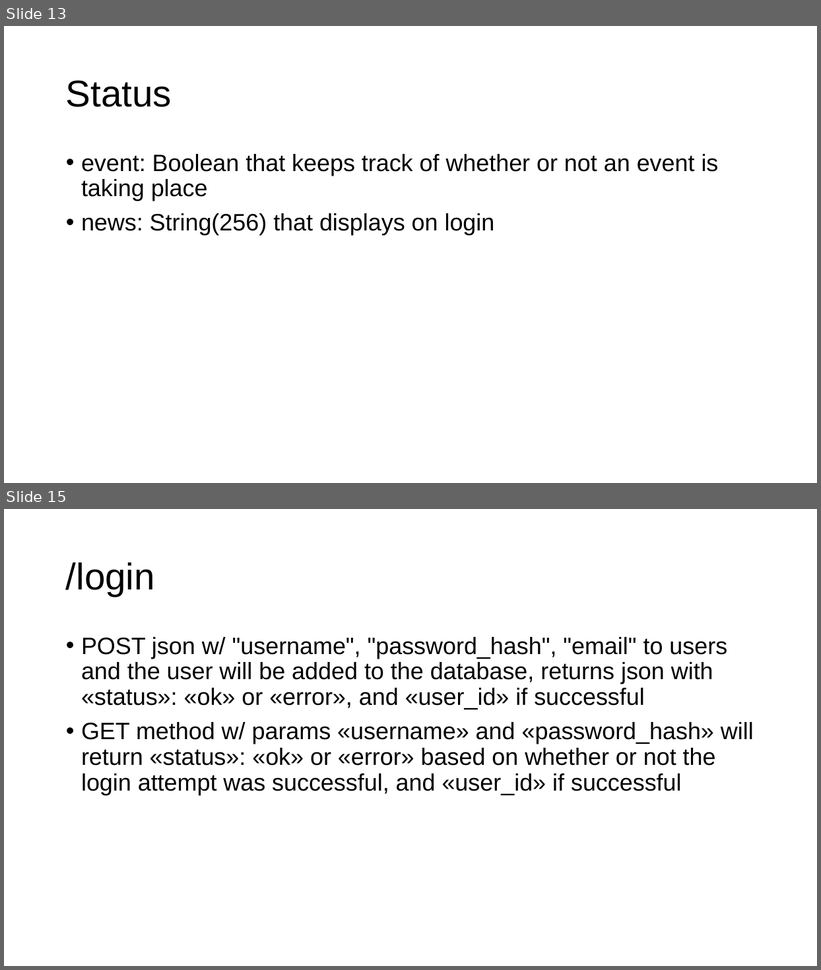
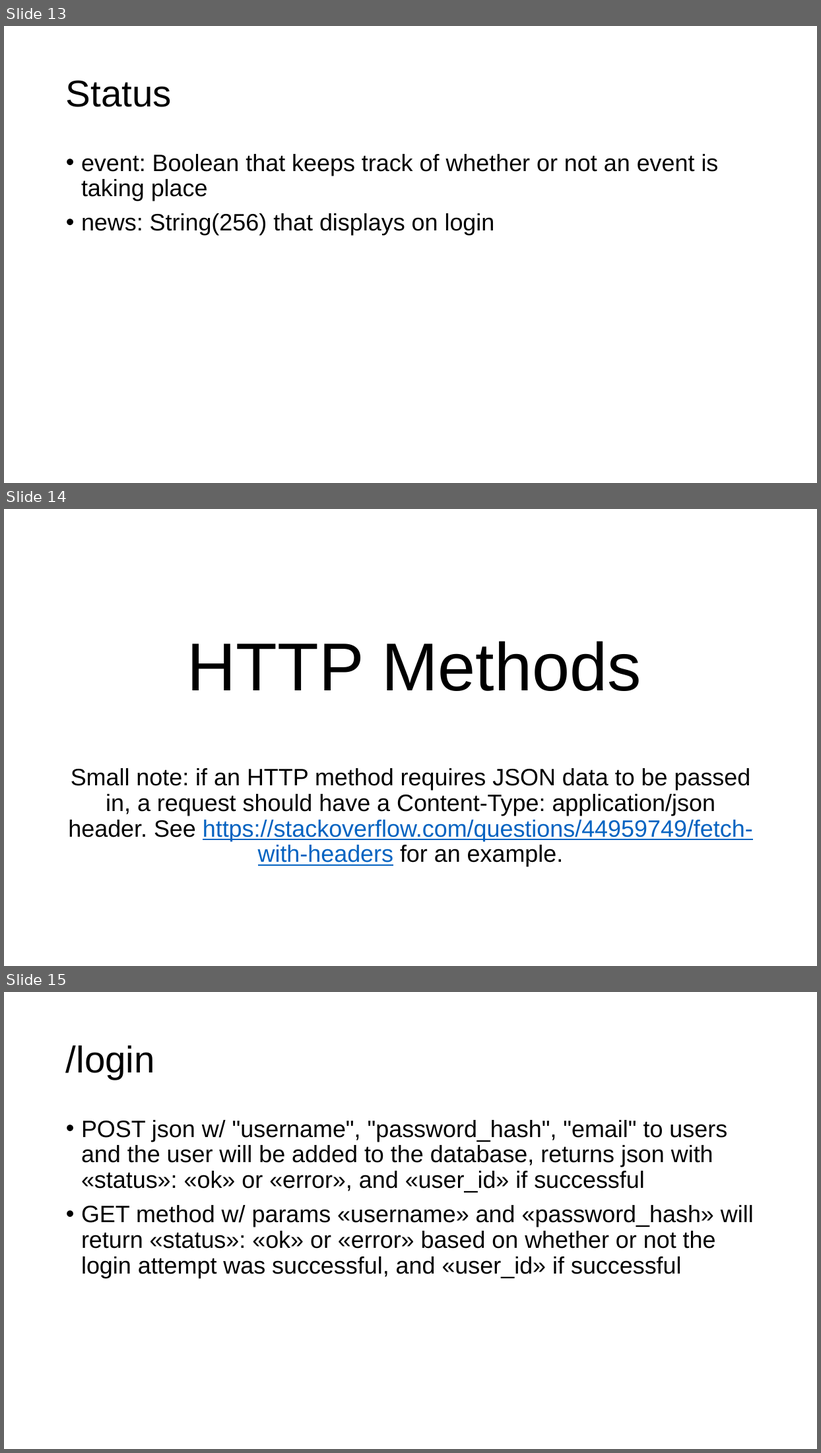
Before and after one commit to gmfk07/iu2018-backend, a slide deck: iu-spec-backend.pptx. Shown one above the other, each under a label of ours: slides 13 and 15 before the commit, slides 13, 14 and 15 after it; the slides between them are not shown. The pictures are 821x970 and 821x1453 pixels, drawn with LibreOffice and Linux fonts; fonts in the diff are those of the drawing. Boxes give left, top, right and bottom in pixels: in the first picture for what was removed or moved away, otherwise in the second. Text is boxed around its words. In the diff, an @@ line names an element or a change of style, - is before the commit and + after.

Commit message:
Update ppt

```diff
--- a/iu-spec-backend.pptx
+++ b/iu-spec-backend.pptx
@@ slide 14 added at (4, 509, 817, 966), background #FFFFFF @@
@@ title added at (187, 641, 642, 691), 80 pt, text #000000 @@
+HTTP Methods
@@ text added at (68, 768, 753, 867), 28 pt, text #000000 @@
+Small note: if an HTTP method requires JSON data to be passed in, a request should have a Content-Type: application/json header. See https://stackoverflow.com/questions/44959749/fetch-with-headers for an example.
```
Also in this commit, not shown: 1 slide removed.
